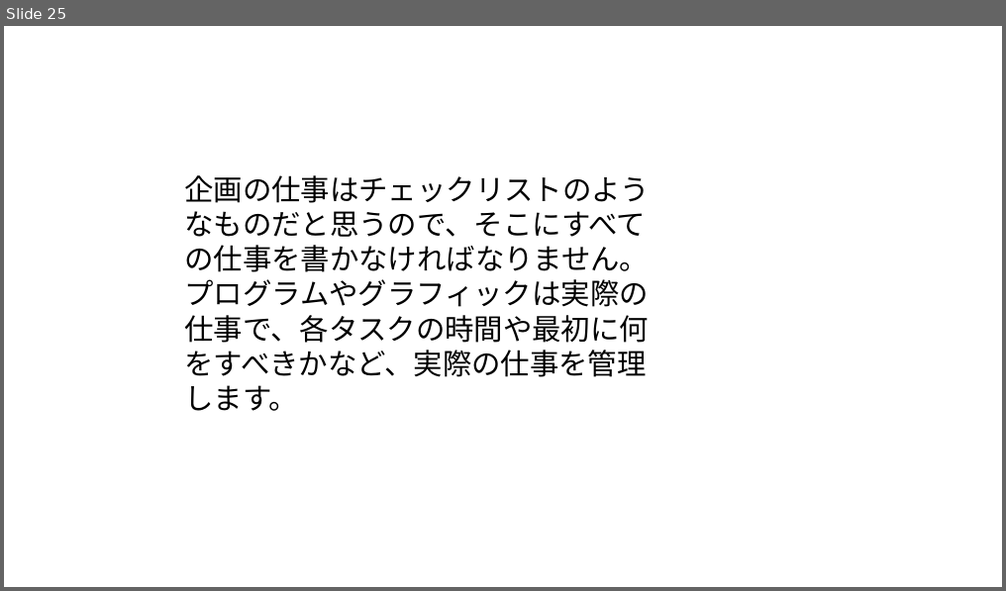
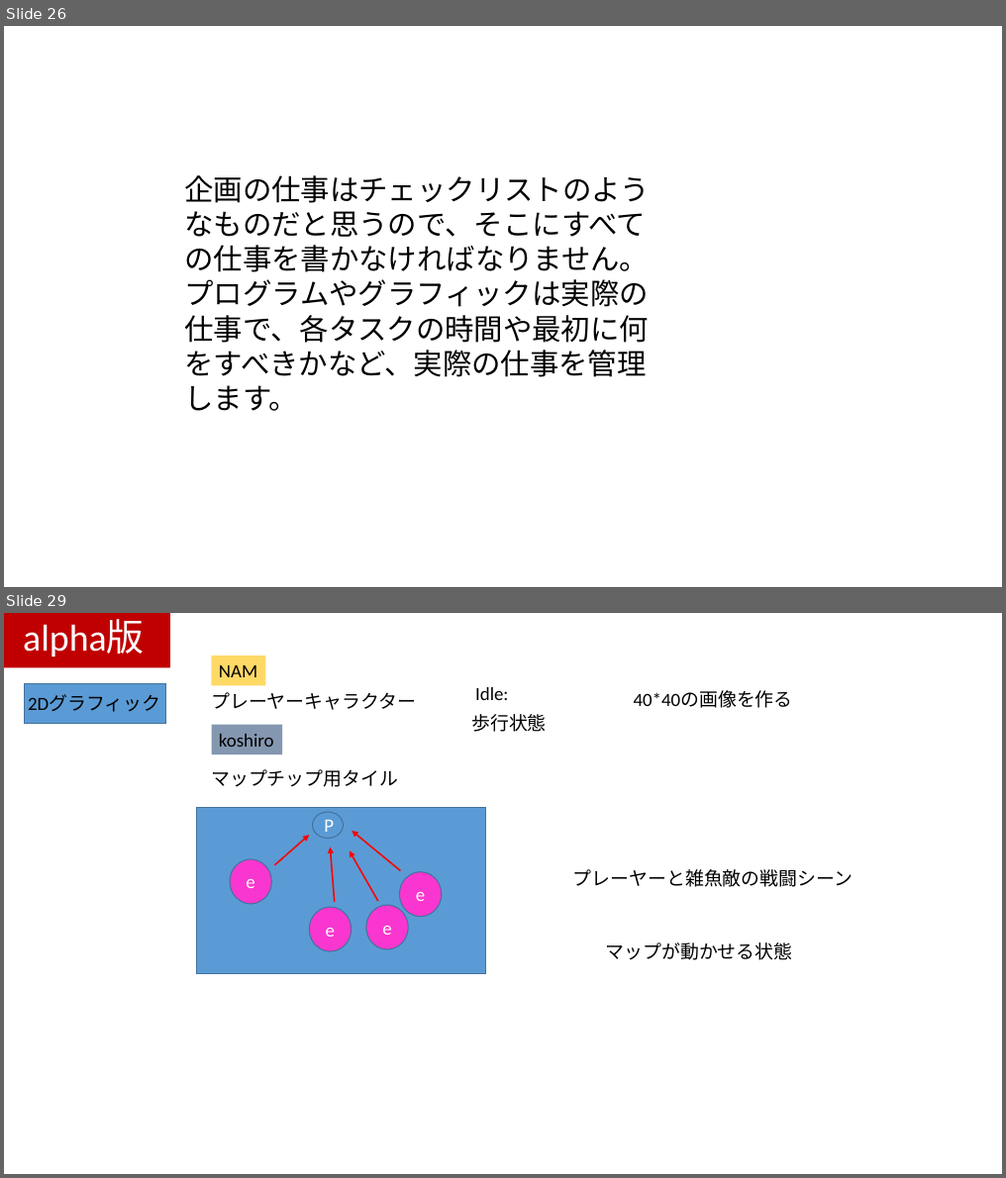
Before and after one commit to kawanami1022/2.5DActionGameProject, a slide deck: すみませんASOゲームショウまでに間に合いませんでした.pptx. Shown one above the other, each under a label of ours: slide 25 before the commit, slides 26 and 29 after it; the slides between them are not shown. The pictures are 1006x591 and 1006x1178 pixels, drawn with LibreOffice and Linux fonts; fonts in the diff are those of the drawing. Boxes give left, top, right and bottom in pixels: in the first picture for what was removed or moved away, otherwise in the second. Text is boxed around its words. In the diff, an @@ line names an element or a change of style, - is before the commit and + after.

```diff
--- a/すみませんASOゲームショウまでに間に合いませんでした.pptx
+++ b/すみませんASOゲームショウまでに間に合いませんでした.pptx
@@ slide 29 added at [4,613,1002,1174], background #FFFFFF @@
@@ rectangle added at [4,613,170,667], fill #C00000 @@
@@ text added at [23,620,144,657], 36 pt, text #FFFFFF @@
+alpha版
@@ rectangle added at [211,656,266,685], fill #FFD966, 18 pt, text #000000 @@
+NAM
@@ rectangle added at [24,684,166,724], fill #5B9BD5, outline #43739E 1 pt @@
@@ text added at [28,695,160,712], 18 pt, text #000000 @@
+2Dグラフィック
@@ text added at [211,692,416,710], 18 pt, text #000000 @@
+プレーヤーキャラクター
@@ text added at [475,687,508,700], 18 pt, text #000000 @@
+Idle:
@@ text added at [634,690,793,708], 18 pt, text #000000 @@
+40*40の画像を作る
@@ rectangle added at [211,725,282,755], fill #8497B0, 18 pt, text #000000 @@
+koshiro
@@ text added at [471,714,547,732], 18 pt, text #000000 @@
+歩行状態
@@ text added at [211,769,398,787], 18 pt, text #000000 @@
+マップチップ用タイル
@@ rectangle added at [197,808,486,974], fill #5B9BD5, outline #43739E 1 pt @@
@@ ellipse added at [313,812,344,839], fill #5B9BD5, outline #43739E 1 pt, 18 pt, text #FFFFFF @@
+P
@@ arrow added from (275, 865) to (310, 835), #FF0000 1.5 pt @@
@@ arrow added from (334, 902) to (331, 848), #FF0000 1.5 pt @@
@@ arrow added from (401, 871) to (352, 831), #FF0000 1.5 pt @@
@@ ellipse added at [230,860,272,904], fill #FA36D0, outline #43739E 1 pt, 18 pt, text #FFFFFF @@
+e
@@ arrow added from (378, 901) to (350, 851), #FF0000 1.5 pt @@
@@ ellipse added at [399,872,442,917], fill #FA36D0, outline #43739E 1 pt, 18 pt, text #FFFFFF @@
+e
@@ text added at [573,869,853,887], 18 pt, text #000000 @@
+プレーヤーと雑魚敵の戦闘シーン
@@ ellipse added at [310,907,351,953], fill #FA36D0, outline #43739E 1 pt, 18 pt, text #FFFFFF @@
+e
@@ ellipse added at [366,905,408,950], fill #FA36D0, outline #43739E 1 pt, 18 pt, text #FFFFFF @@
+e
@@ text added at [606,943,793,960], 18 pt, text #000000 @@
+マップが動かせる状態
@@ what was slide 25 is now slide 26 @@
```
Also in this commit, not shown: 4 slides changed, 6 other slides added, 1 slide removed.
